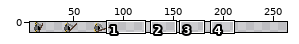
Two states of a sprite sheet, images/shoot.png. The first picture is a wide view before the edit; the outline marks the close-up.
Close-up. First the earlier version:
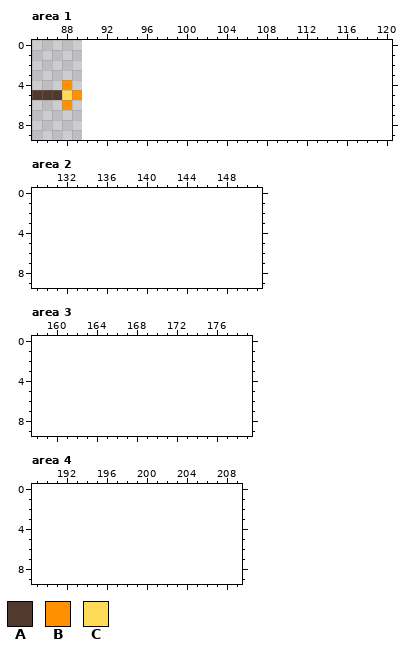
The file is 90x10 pixels. Shown: area 1: x 85..120, y 0..9; area 2: x 129..151, y 0..9; area 3: x 158..179, y 0..9; area 4: x 189..209, y 0..9. The old version is drawn lined up with the new one, on the new canvas. The wide view leaves out empty margins. The commit also changed other parts of the picture, which this record leaves out.
Palette (. is transparent): A #513a2d  B #ff9000  C #ffdb59
Pixels before, area 1, first column x 85:
4 ...B.
5 AAACB
6 ...B.
And afterwards:
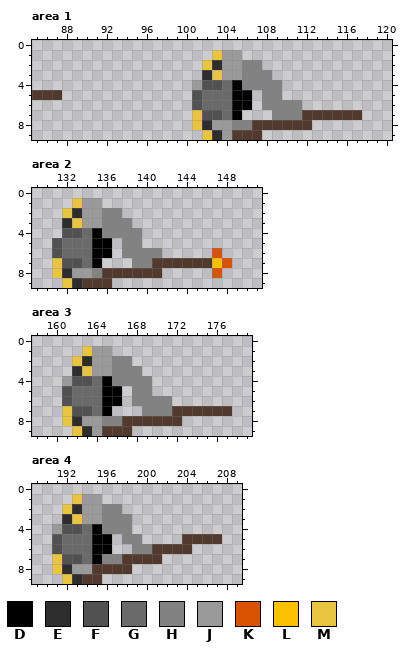
Colours new in this view: D #000000  E #2d2d2d  F #515151  G #6a6a6a  H #828282  J #9a9a9a  K #da5302  L #ffc002  M #e9c440
From old to new:
{"change": "canvas 90x10 -> 270x10"}
{"where": "area 1"}
{"y":1,"x":103,"old":"...","new":"MJJ"}
{"y":2,"x":102,"old":"......","new":"MEJJHH"}
{"y":3,"x":102,"old":".......","new":"EMJJHHH"}
{"y":4,"x":88,"old":"B","new":"."}
{"y":4,"x":101,"old":".........","new":"JFFGDHHHH"}
{"y":5,"x":88,"old":"CB","new":".."}
{"y":5,"x":101,"old":"......","new":"FGGGDD"}
{"y":5,"x":108,"old":"..","new":"HH"}
{"y":6,"x":88,"old":"B","new":"."}
{"y":6,"x":101,"old":"......","new":"FGGGDD"}
{"y":6,"x":108,"old":"....","new":"HHHH"}
{"y":7,"x":101,"old":".....","new":"MFFGD"}
{"y":7,"x":109,"old":".........","new":"HHHAAAAAA"}
{"y":8,"x":101,"old":"............","new":"MEJJHHAAAAAA"}
{"y":9,"x":102,"old":"......","new":"MEJAAA"}
{"where": "area 2"}
{"y":1,"x":133,"old":"...","new":"MJJ"}
{"y":2,"x":132,"old":"......","new":"MEJJHH"}
{"y":3,"x":132,"old":".......","new":"EMJJHHH"}
{"y":4,"x":132,"old":"........","new":"FFGDHHHH"}
{"y":5,"x":131,"old":"......","new":"FGGGDD"}
{"y":5,"x":138,"old":"..","new":"HH"}
{"y":6,"x":131,"old":"......","new":"FGGGDD"}
{"y":6,"x":138,"old":"....","new":"HHHH"}
{"y":6,"x":147,"old":".","new":"K"}
{"y":7,"x":131,"old":".....","new":"MFFGD"}
{"y":7,"x":139,"old":"..........","new":"HHAAAAAALK"}
{"y":8,"x":131,"old":"...........","new":"MEJJHAAAAAA"}
{"y":8,"x":147,"old":".","new":"K"}
{"y":9,"x":132,"old":".....","new":"MEAAA"}
{"where": "area 3"}
{"y":1,"x":163,"old":"...","new":"MJJ"}
{"y":2,"x":162,"old":"......","new":"MEJJHH"}
{"y":3,"x":162,"old":".......","new":"EMJJHHH"}
{"y":4,"x":161,"old":".........","new":"JFFGDHHHH"}
{"y":5,"x":161,"old":"......","new":"FGGGDD"}
{"y":5,"x":168,"old":"..","new":"HH"}
{"y":6,"x":161,"old":"......","new":"FGGGDD"}
{"y":6,"x":168,"old":"....","new":"HHHH"}
{"y":7,"x":161,"old":".....","new":"MFFGD"}
{"y":7,"x":169,"old":".........","new":"HHHAAAAAA"}
{"y":8,"x":161,"old":"............","new":"MEJJHHAAAAAA"}
{"y":9,"x":162,"old":"......","new":"MEJAAA"}
{"where": "area 4"}
{"y":1,"x":193,"old":"...","new":"MJJ"}
{"y":2,"x":192,"old":"......","new":"MEJJHH"}
{"y":3,"x":192,"old":".......","new":"EMJJHHH"}
{"y":4,"x":191,"old":"........","new":"JFFGDHHH"}
{"y":5,"x":191,"old":"......","new":"FGGGDD"}
{"y":5,"x":198,"old":"..","new":"HH"}
{"y":5,"x":204,"old":"....","new":"AAAA"}
{"y":6,"x":191,"old":"......","new":"FGGGDD"}
{"y":6,"x":199,"old":"......","new":"HHAAAA"}
{"y":7,"x":191,"old":"...........","new":"MFFGDHHAAAA"}
{"y":8,"x":191,"old":"........","new":"MEJJAAAA"}
{"y":9,"x":192,"old":"....","new":"MEAA"}
{"label":"added","picture_box":[192,50,362,140]}
{"label":"erased","picture_box":[62,80,82,110]}
{"label":"added","picture_box":[52,198,232,288]}
{"label":"added","picture_box":[62,346,232,436]}
{"label":"added","picture_box":[52,494,222,584]}
